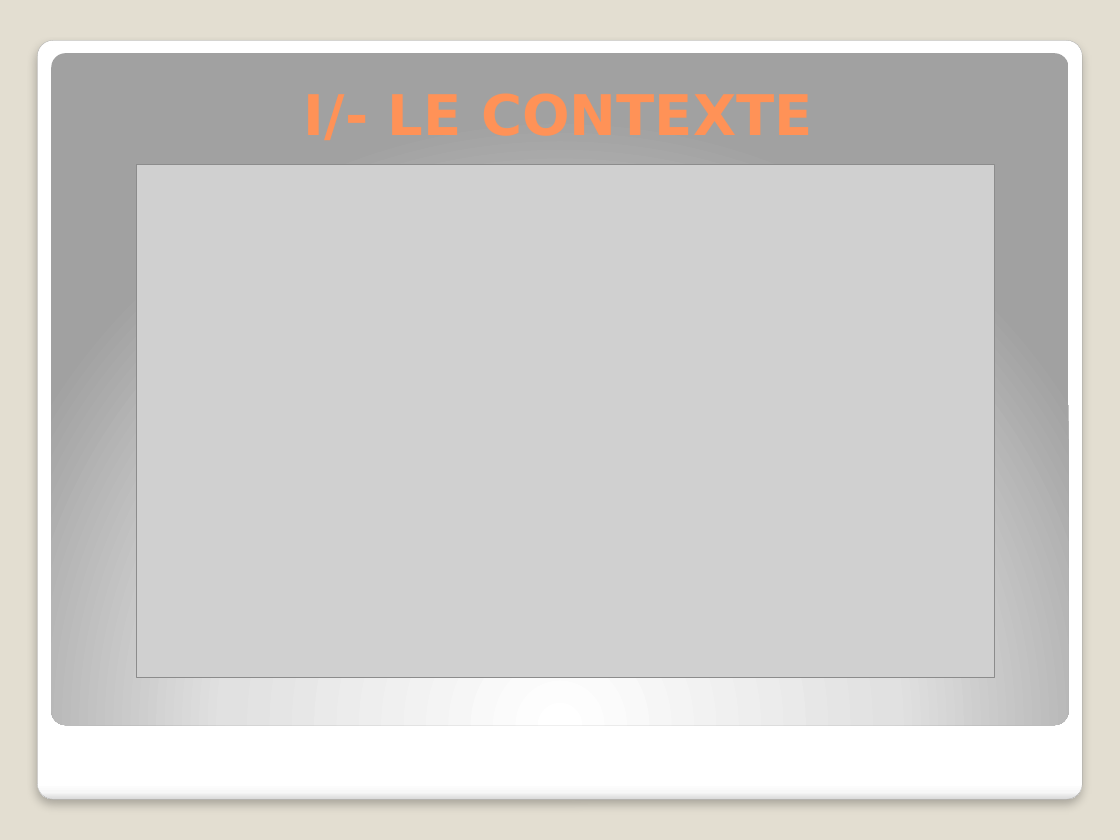
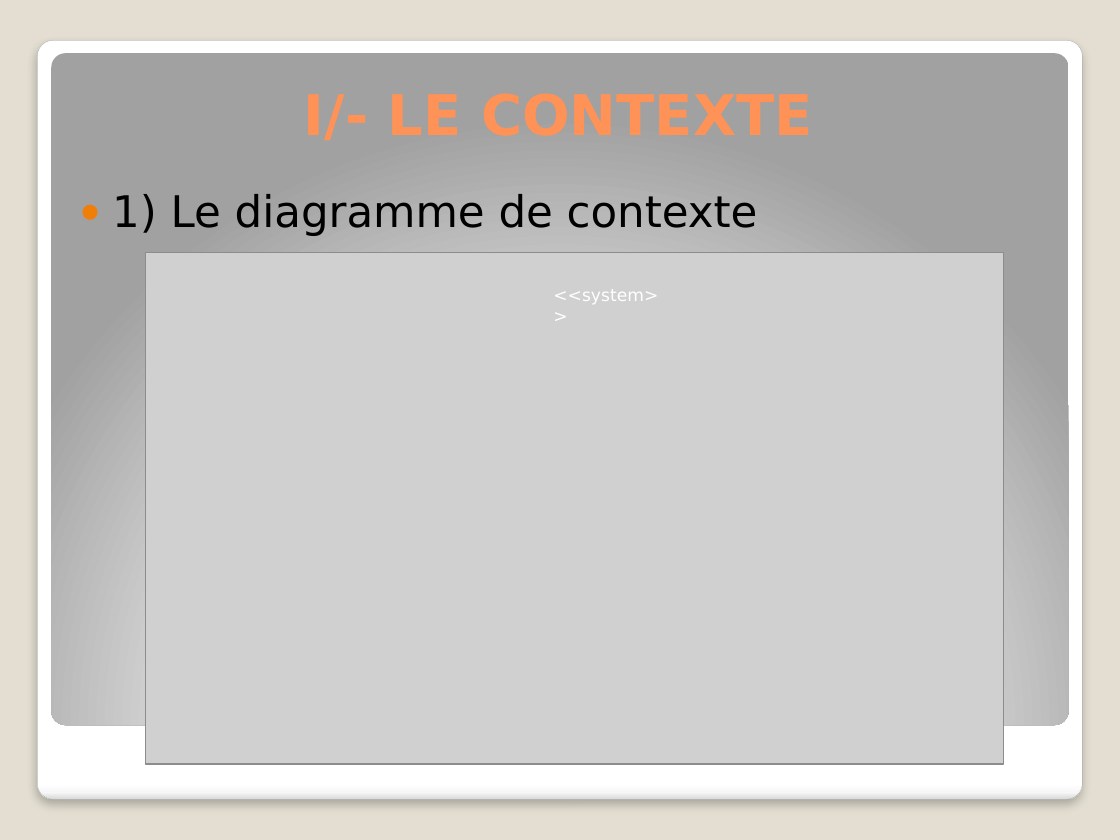
Before and after one commit to QAWIProject/QAWIProject, a slide deck: slide 3 of UML/PROJET UML FINAL.pptx. Drawn at 1120x840 pixels with LibreOffice and Linux fonts; fonts in the diff are those of the drawing; grey boxes stand for pictures. Boxes give left, top, right and bottom in pixels: in the first picture for what was removed or moved away, otherwise in the second. Text is boxed around its words. In the diff, an @@ line names an element or a change of style, - is before the commit and + after.

```diff
--- a/UML/PROJET UML FINAL.pptx
+++ b/UML/PROJET UML FINAL.pptx
@@ text added at (112, 194, 758, 236), 28 pt, text #000000 @@
+● 1) Le diagramme de contexte
@@ picture: place and size @@
-picture at (137, 165, 995, 678)
+picture at (146, 252, 1004, 764)
@@ text added at (553, 289, 658, 304), 11 pt, text #FFFFFF @@
+<<system>>
```
Also in this commit, not shown: 3 other slides changed, 3 slides removed.
